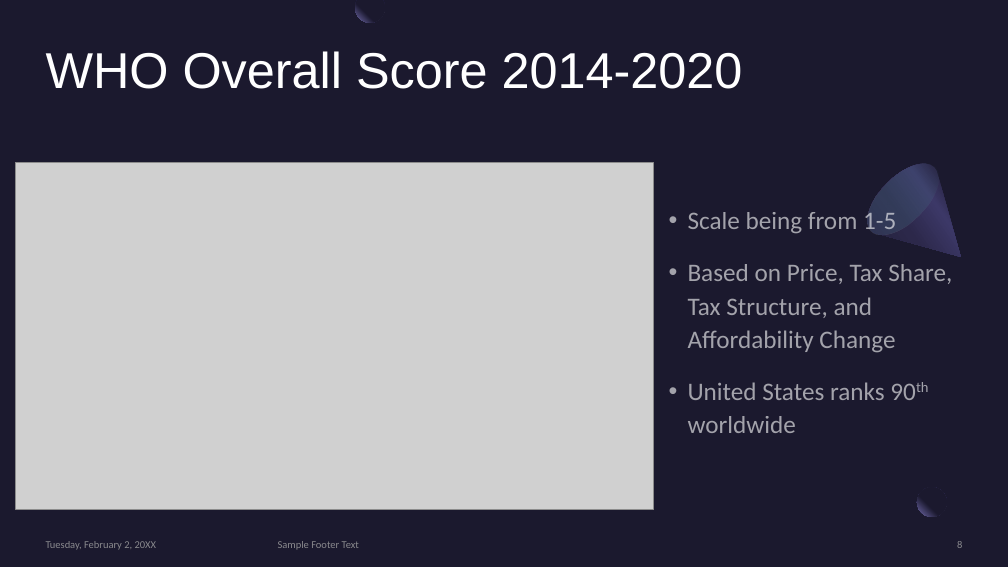
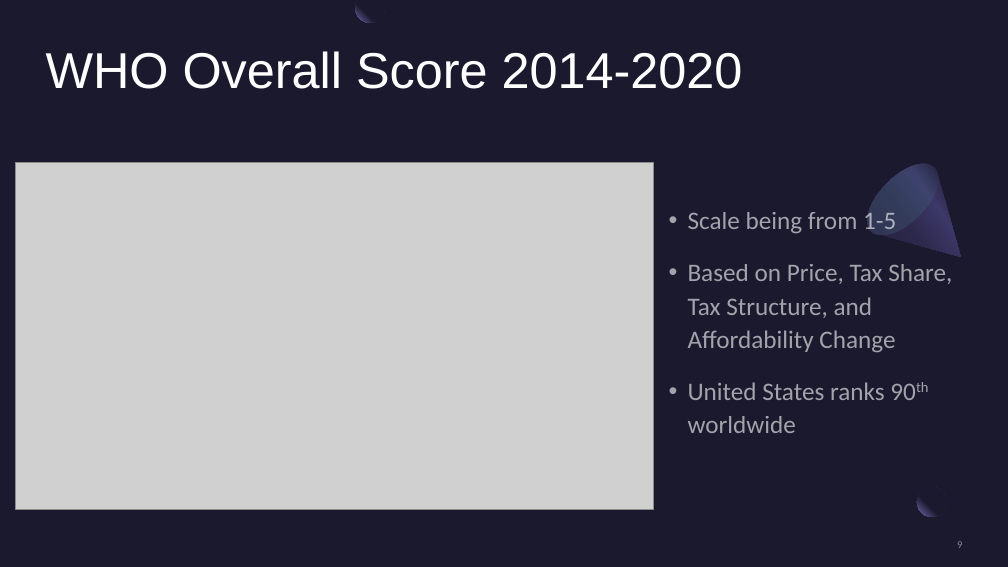
Before and after one commit to AKCase1993/Capstone-NSS-DA7, a slide deck: slide 9 of notebook/Tobacco.pptx (slide 8 before the commit). Drawn at 1008x567 pixels with LibreOffice and Linux fonts; fonts in the diff are those of the drawing; grey boxes stand for pictures. Boxes give left, top, right and bottom in pixels: in the first picture for what was removed or moved away, otherwise in the second. Text is boxed around its words. In the diff, an @@ line names an element or a change of style, - is before the commit and + after.

```diff
--- a/notebook/Tobacco.pptx
+++ b/notebook/Tobacco.pptx
@@ text removed at <box>46,541,157,550</box> @@
-Tuesday, February 2, 20XX
@@ text removed at <box>278,541,359,549</box> @@
-Sample Footer Text
```
Also in this commit, not shown: 5 other slides changed, 3 slides added, 1 slide removed.
